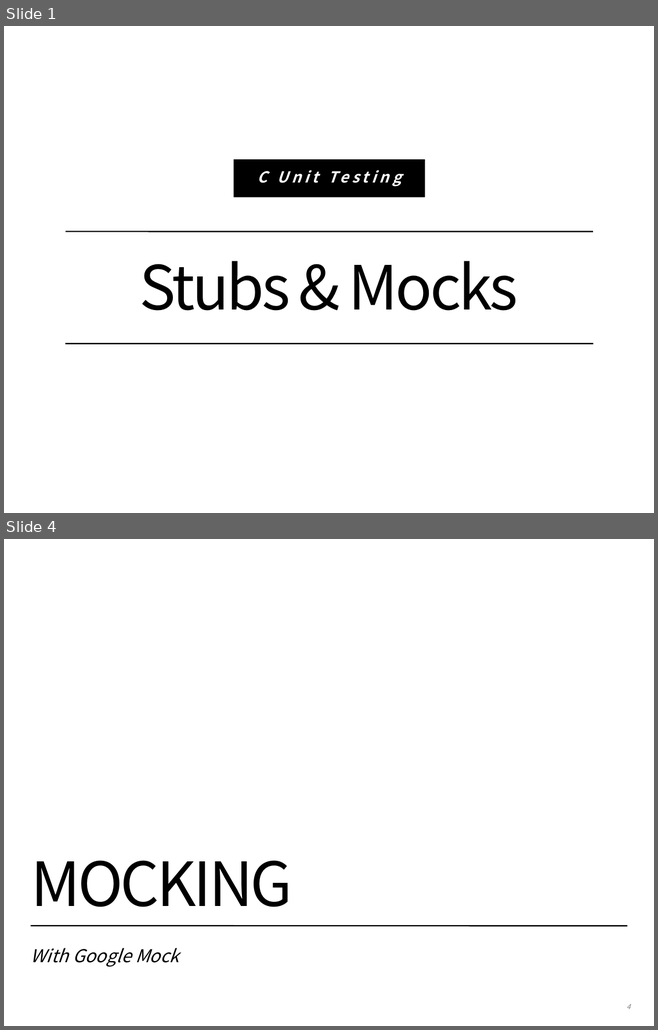
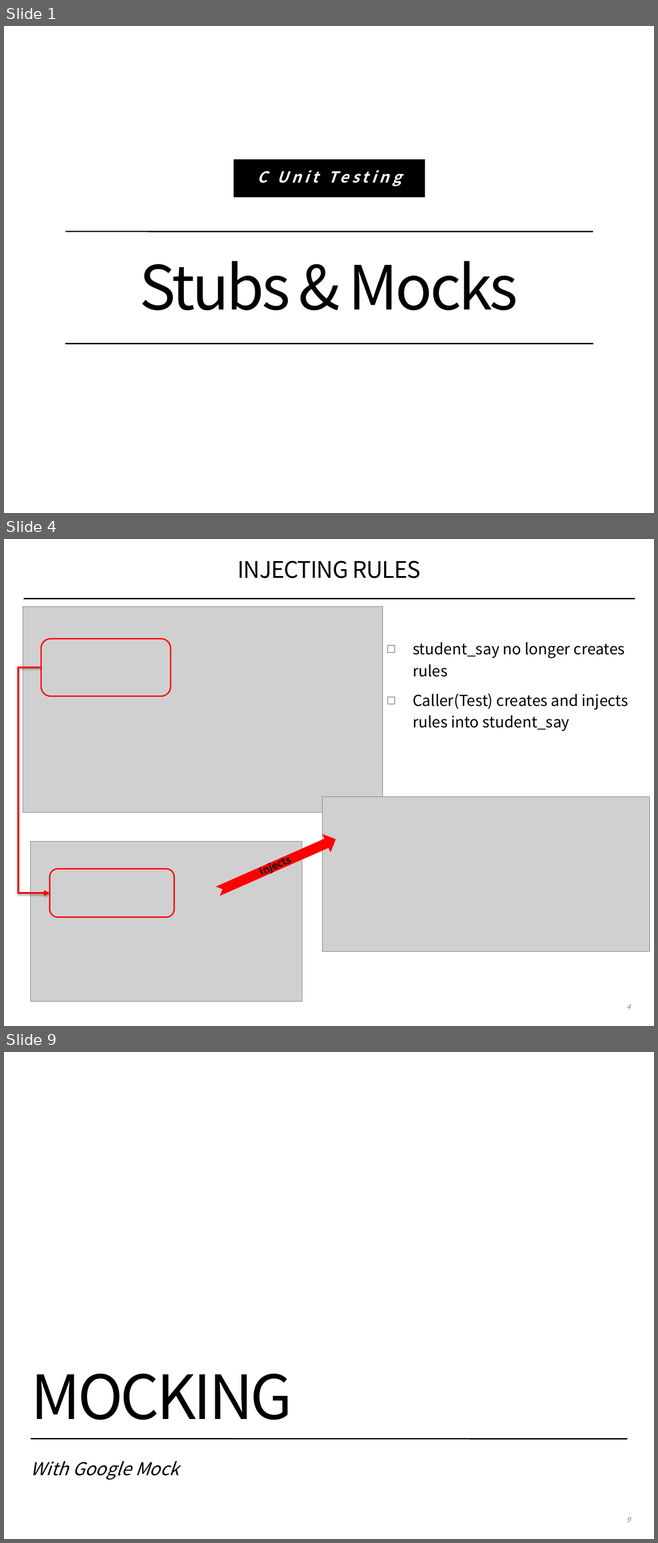
Before and after one commit to coney/c-training, a slide deck: UT/.slides/02-stubs-and-mocks.pptx. Shown one above the other, each under a label of ours: slides 1 and 4 before the commit, slides 1, 4 and 9 after it; the slides between them are not shown. The pictures are 658x1030 and 658x1543 pixels, drawn with LibreOffice and Linux fonts; fonts in the diff are those of the drawing; grey boxes stand for pictures; background and template pictures are left out. Boxes give left, top, right and bottom in pixels: in the first picture for what was removed or moved away, otherwise in the second. Text is boxed around its words. In the diff, an @@ line names an element or a change of style, - is before the commit and + after.

```diff
--- a/UT/.slides/02-stubs-and-mocks.pptx
+++ b/UT/.slides/02-stubs-and-mocks.pptx
@@ slide 4 added at [4,539,654,1026], background #FFFFFF @@
@@ title added at [237,560,420,578], 36 pt, text #000000 @@
+INJECTING RULES
@@ picture added at [23,606,383,812] @@
@@ line added from (24, 599) to (635, 598), #000000 2 pt @@
@@ rounded rectangle added at [41,639,170,696], outline #FF0000 2 pt @@
@@ text added at [412,642,628,731], 24 pt, text #000000 @@
+◻ student_say no longer creates rules
+◻ Caller(Test) creates and injects rules into student_say
@@ elbow arrow added from (41, 667) to (50, 893), #FF0000 3 pt @@
@@ picture added at [322,797,650,952] @@
@@ notched right arrow added at [214,830,340,900], fill #FF0000 @@
@@ picture added at [30,841,302,1002] @@
@@ text added at [252,849,299,882], 16 pt, text #000000, bold @@
+Injects
@@ rounded rectangle added at [50,869,175,917], outline #FF0000 2 pt @@
@@ page number added at [626,1004,630,1009], 11 pt, text #808184, italic @@
+4
@@ what was slide 4 is now slide 9 @@
@@ page number at [626,1517,630,1522]: text changed @@
-4
+9
```
Also in this commit, not shown: 1 slide changed, 8 other slides added, 2 slides removed.
